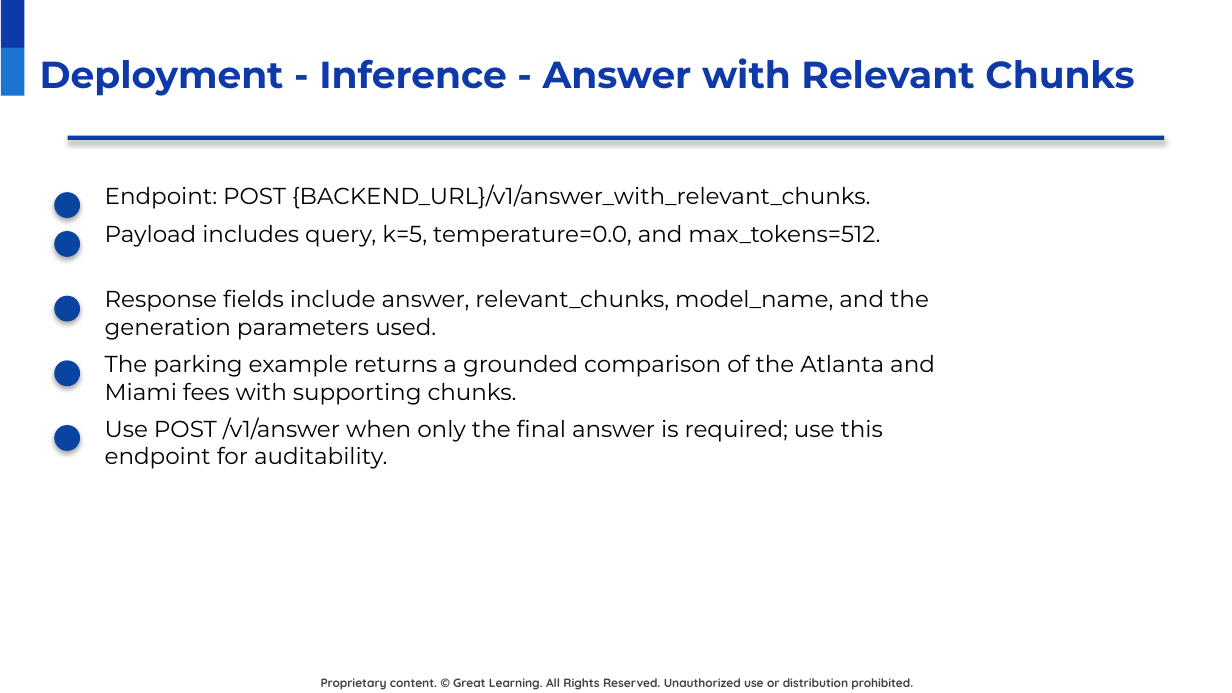
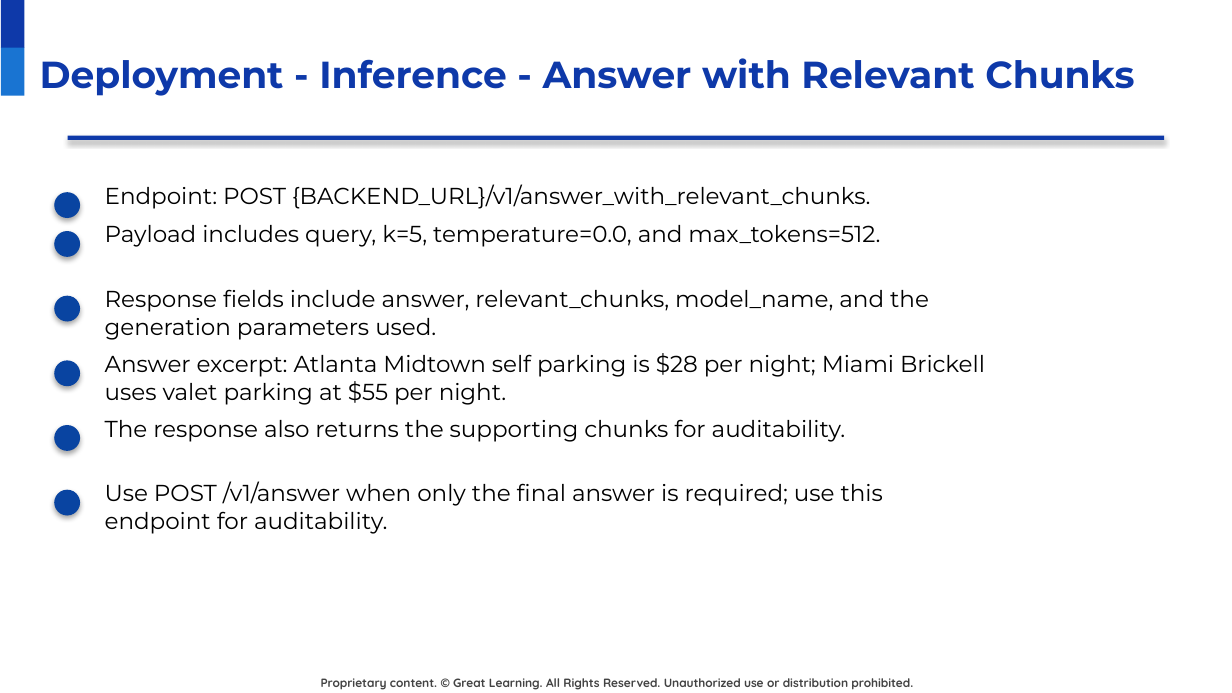
Before and after one commit to raovutukoor1/aurora-stay-qna, a slide deck: slide 29 of presentations/Aurora_Stays_RAG_Project_Presentation_Template_Style.pptx. Drawn at 1232x693 pixels with LibreOffice and Linux fonts; fonts in the diff are those of the drawing; background and template pictures are left out. Boxes give left, top, right and bottom in pixels: in the first picture for what was removed or moved away, otherwise in the second. Text is boxed around its words. In the diff, an @@ line names an element or a change of style, - is before the commit and + after.

```diff
--- a/presentations/Aurora_Stays_RAG_Project_Presentation_Template_Style.pptx
+++ b/presentations/Aurora_Stays_RAG_Project_Presentation_Template_Style.pptx
@@ text at [105,353,985,405]: text changed @@
-The parking example returns a grounded comparison of the Atlanta and Miami fees with supporting chunks.
+Answer excerpt: Atlanta Midtown self parking is $28 per night; Miami Brickell uses valet parking at $55 per night.
@@ text added at [105,419,846,442], 13.5 pt, text #000000 @@
+The response also returns the supporting chunks for auditability.
@@ text "Use POST /v1/answer when only ...": place and size @@
-text "Use POST /v1/answer when only ..." at [105,417,883,469]
+text "Use POST /v1/answer when only ..." at [105,481,883,534]
@@ ellipse added at [54,489,80,515], fill #0944A1 @@
```
Also in this commit, not shown: 6 other slides changed, 1 slide added, 1 slide removed, 2 other files.
